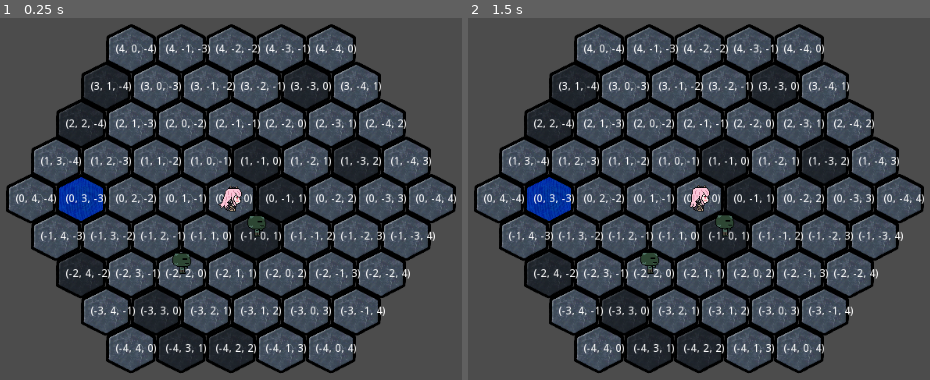
Above: before the commit, frames 1-2 (left to right).
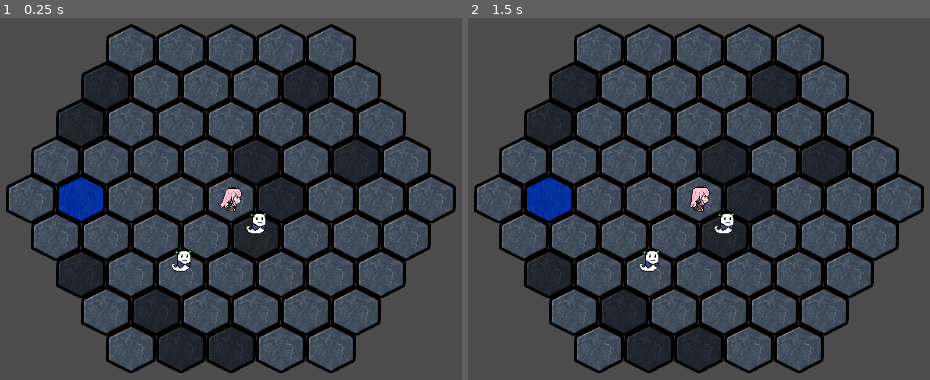
Above: after the commit, the same moments.

Repository: inazumaron/HexGame
Game: Godot game, scene res://Generic/LevelHandler.tscn
Two runs of this game, one before a commit and one after it. Both use one fixed random seed, a clock stepped at 60 frames per second and the inputs below.
Inputs (mouse positions are in pixels of both pictures, inside the frame that each line leads up to):
- Up to frame 1 (0.25 s): no input
- Up to frame 2 (1.5 s): tap Enter (ui_accept) at 0.5, 0.77 s; move the mouse to (800, 347) at 0.52 s; move the mouse to (749, 347) at 1.27 s

The runs differ from the first frame. In frame 1, 5.2% of the frame differs, in the area x 3-99%, y 7-93%; in frame 2, 5.2%.

Commit message:
added ranged enemies, no code for projectiles yet

Diff:
--- a/Generic/Character.tscn
+++ b/Generic/Character.tscn
@@ -1,8 +1,49 @@
-[gd_scene load_steps=23 format=2]
+[gd_scene load_steps=24 format=2]
 
 [ext_resource path="res://Resc/Sprites/c_calli_sprite.png" type="Texture" id=1]
 [ext_resource path="res://Generic/Character.gd" type="Script" id=2]
 [ext_resource path="res://Resc/Sprites/e_g_zombie_sprite.png" type="Texture" id=3]
+[ext_resource path="res://Resc/Sprites/e_g_fandead_sprite.png" type="Texture" id=4]
+
+[sub_resource type="AtlasTexture" id=5]
+flags = 4
+atlas = ExtResource( 1 )
+region = Rect2( 0, 128, 64, 64 )
+
+[sub_resource type="AtlasTexture" id=6]
+flags = 4
+atlas = ExtResource( 1 )
+region = Rect2( 64, 128, 64, 64 )
+
+[sub_resource type="AtlasTexture" id=7]
+flags = 4
+atlas = ExtResource( 1 )
+region = Rect2( 128, 128, 64, 64 )
+
+[sub_resource type="AtlasTexture" id=8]
+flags = 4
+atlas = ExtResource( 1 )
+region = Rect2( 192, 128, 64, 64 )
+
+[sub_resource type="AtlasTexture" id=1]
+flags = 4
+atlas = ExtResource( 1 )
+region = Rect2( 0, 192, 64, 64 )
+
+[sub_resource type="AtlasTexture" id=2]
+flags = 4
+atlas = ExtResource( 1 )
+region = Rect2( 64, 192, 64, 64 )
+
+[sub_resource type="AtlasTexture" id=3]
+flags = 4
+atlas = ExtResource( 1 )
+region = Rect2( 128, 192, 64, 64 )
+
+[sub_resource type="AtlasTexture" id=4]
+flags = 4
+atlas = ExtResource( 1 )
+region = Rect2( 192, 192, 64, 64 )
 
 [sub_resource type="AtlasTexture" id=10]
 flags = 4
@@ -26,84 +67,39 @@
 
 [sub_resource type="AtlasTexture" id=14]
 flags = 4
-atlas = ExtResource( 3 )
-region = Rect2( 0, 128, 32, 32 )
+atlas = ExtResource( 4 )
+region = Rect2( 0, 0, 32, 32 )
 
 [sub_resource type="AtlasTexture" id=15]
 flags = 4
-atlas = ExtResource( 3 )
-region = Rect2( 32, 128, 32, 32 )
+atlas = ExtResource( 4 )
+region = Rect2( 32, 0, 32, 32 )
 
 [sub_resource type="AtlasTexture" id=16]
 flags = 4
-atlas = ExtResource( 3 )
-region = Rect2( 64, 128, 32, 32 )
+atlas = ExtResource( 4 )
+region = Rect2( 64, 0, 32, 32 )
 
 [sub_resource type="AtlasTexture" id=17]
 flags = 4
-atlas = ExtResource( 3 )
-region = Rect2( 96, 128, 32, 32 )
+atlas = ExtResource( 4 )
+region = Rect2( 96, 0, 32, 32 )
 
 [sub_resource type="AtlasTexture" id=18]
 flags = 4
-atlas = ExtResource( 3 )
-region = Rect2( 128, 128, 32, 32 )
+atlas = ExtResource( 4 )
+region = Rect2( 128, 0, 32, 32 )
 
 [sub_resource type="AtlasTexture" id=19]
 flags = 4
-atlas = ExtResource( 3 )
-region = Rect2( 160, 128, 32, 32 )
-
-[sub_resource type="AtlasTexture" id=1]
-flags = 4
-atlas = ExtResource( 1 )
-region = Rect2( 0, 192, 64, 64 )
-
-[sub_resource type="AtlasTexture" id=2]
-flags = 4
-atlas = ExtResource( 1 )
-region = Rect2( 64, 192, 64, 64 )
-
-[sub_resource type="AtlasTexture" id=3]
-flags = 4
-atlas = ExtResource( 1 )
-region = Rect2( 128, 192, 64, 64 )
-
-[sub_resource type="AtlasTexture" id=4]
-flags = 4
-atlas = ExtResource( 1 )
-region = Rect2( 192, 192, 64, 64 )
-
-[sub_resource type="AtlasTexture" id=5]
-flags = 4
-atlas = ExtResource( 1 )
-region = Rect2( 0, 128, 64, 64 )
-
-[sub_resource type="AtlasTexture" id=6]
-flags = 4
-atlas = ExtResource( 1 )
-region = Rect2( 64, 128, 64, 64 )
-
-[sub_resource type="AtlasTexture" id=7]
-flags = 4
-atlas = ExtResource( 1 )
-region = Rect2( 128, 128, 64, 64 )
-
-[sub_resource type="AtlasTexture" id=8]
-flags = 4
-atlas = ExtResource( 1 )
-region = Rect2( 192, 128, 64, 64 )
+atlas = ExtResource( 4 )
+region = Rect2( 160, 0, 32, 32 )
 
 [sub_resource type="SpriteFrames" id=9]
 animations = [ {
-"frames": [ SubResource( 10 ), SubResource( 11 ), SubResource( 12 ), SubResource( 13 ) ],
+"frames": [ SubResource( 5 ), SubResource( 6 ), SubResource( 7 ), SubResource( 8 ) ],
 "loop": true,
-"name": "Zombie_Idle",
-"speed": 5.0
-}, {
-"frames": [ SubResource( 14 ), SubResource( 15 ), SubResource( 16 ), SubResource( 17 ), SubResource( 18 ), SubResource( 19 ) ],
-"loop": true,
-"name": "Zombie_rise",
+"name": "Calli_Idle_right",
 "speed": 5.0
 }, {
 "frames": [ SubResource( 1 ), SubResource( 2 ), SubResource( 3 ), SubResource( 4 ) ],
@@ -111,9 +107,14 @@
 "name": "Calli_Idle_left",
 "speed": 5.0
 }, {
-"frames": [ SubResource( 5 ), SubResource( 6 ), SubResource( 7 ), SubResource( 8 ) ],
+"frames": [ SubResource( 10 ), SubResource( 11 ), SubResource( 12 ), SubResource( 13 ) ],
 "loop": true,
-"name": "Calli_Idle_right",
+"name": "grunt",
+"speed": 5.0
+}, {
+"frames": [ SubResource( 14 ), SubResource( 15 ), SubResource( 16 ), SubResource( 17 ), SubResource( 18 ), SubResource( 19 ) ],
+"loop": true,
+"name": "bow",
 "speed": 5.0
 } ]
 
@@ -123,4 +124,4 @@
 [node name="AnimatedSprite" type="AnimatedSprite" parent="."]
 position = Vector2( 0, -16 )
 frames = SubResource( 9 )
-animation = "Zombie_rise"
+animation = "bow"
--- a/Generic/LevelHandler.gd
+++ b/Generic/LevelHandler.gd
@@ -52,9 +52,23 @@
 		temp_char.hexCoord = enemyCoords[i]
 		temp_char.position = hexInst.Cube2Coord(enemyCoords[i])
 		add_child(temp_char)
-		temp_char.play("Zombie_Idle")
+		SetEnemyStats(temp_char,"bow")
 		enemyList.append(temp_char)
 		objMap[str(enemyCoords[i])] = temp_char
+
+func SetEnemyStats(enemy : Node2D, type : String) -> void :
+	var temp_stats = hexInst.EnemyStats[type]
+
+	enemy.play(type)
+
+	if "shield" in temp_stats:
+		enemy.gShield = temp_stats["shield"]
+	if "aType" in temp_stats:
+		enemy.attackType = temp_stats["aType"]
+	if "aCD" in temp_stats:
+		enemy.attackCooldown = temp_stats["aCD"]
+	if "aPrep" in temp_stats:
+		enemy.attackPrep = temp_stats["aPrep"]
 
 func StartTurn() -> void:
 	activeMap.DeactivateTiles()
--- a/Generic/MapTile.tscn
+++ b/Generic/MapTile.tscn
@@ -19,6 +19,7 @@
 texture = ExtResource( 2 )
 
 [node name="Label" type="Label" parent="."]
+visible = false
 margin_left = -20.0
 margin_top = -7.0
 margin_right = 20.0
--- a/Instructions.gd
+++ b/Instructions.gd
@@ -19,6 +19,22 @@
 # Will be working with pointy top orientataion
 # Vector operations should still work as normal (so vector3 should work fine) but will need a
 #	converter to 2d positioning
+
+#Just add necessary stats when it gets complicated
+const EnemyStats = {
+	"grunt" : {
+		"shield" : false,
+		"aType" : 0,
+		"aCD" : 1,
+		"aPrep" : 0
+	},
+	"bow" : {
+		"shield" : false,
+		"aType" : 1,
+		"aCD" : 1,
+		"aPrep" : 0
+	}
+}
 
 const HexWidth = 64
 var cubeDirectionVectors = [
--- a/ReadMe.gd
+++ b/ReadMe.gd
@@ -4,3 +4,33 @@
 #	- ranged path finding can have blindspots in which tiles are not covered
 #		likely need to iterate through every "0" spreading outwards
 #		find some way to do this quickly
+#
+
+#Character Ideas
+#Elira
+# Vacumn/Vortex breath, 2 tiles ahead, creates a vortex that sucks in a random adjacent enemy/object
+# Cyclone - spins enemies/objects surrounding her, letting her attack them when moved
+# Vacuum puts out fire
+#Pomu
+# Foilage - can be burned, making tile damage anything on top of it for a few turns
+# Im pomu - Switches place with an adjacent enemy, turning them into foilage
+#Finana
+# Tsunami - send a water wave, pushing enemies back in a line, up to 2 enemies
+# Water - if water attacks hit lava, lava becomes obsidian that can be walked on
+#Enna
+# Shuriken - default attack
+# Blow - pushes 3 tiles away
+# Fly - become unattackable by melee but cant attack + move 1 tile
+# Land - when flying, land on a vacant adjacent space
+#Millie
+# Cat attack - default attack
+# Potion throw - throws aoe poison, enemy hit dies in 2 turns
+# Broom dash - dashes 3 tiles, if enemy hit, stop at that tile and push back enemy
+#Reimu
+# Slap - default attack
+# Ghost throw - launch ghost in a straight line, enemy hit is possesed and dies next turn. need to retrieve
+# Blink - Teleport 2 tiles away to a vacant tile
+#Nina
+# Tail whip - default attack
+# Wine splash - adjacent tile aoe, intoxicates enemies (cant attack but can move)
+# Swap - switches place with an enemy up to 3 tiles away
Binary file added: Resc/Sprites/e_g_fandead_sprite.png
Not shown, added: Resc/Sprites/e_g_fandead_sprite.png.import
